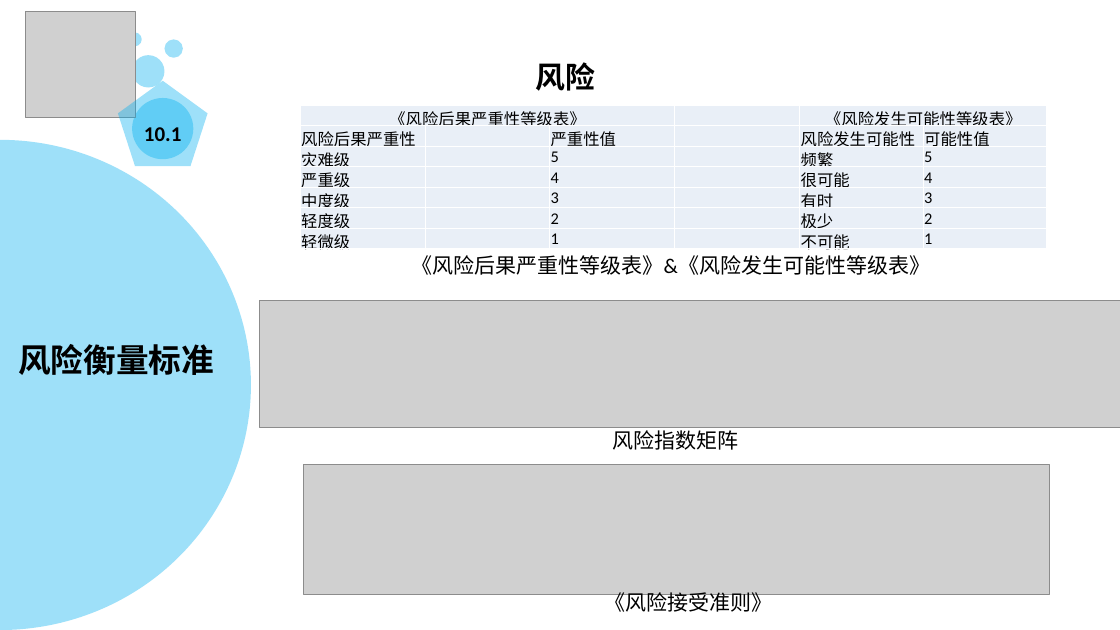
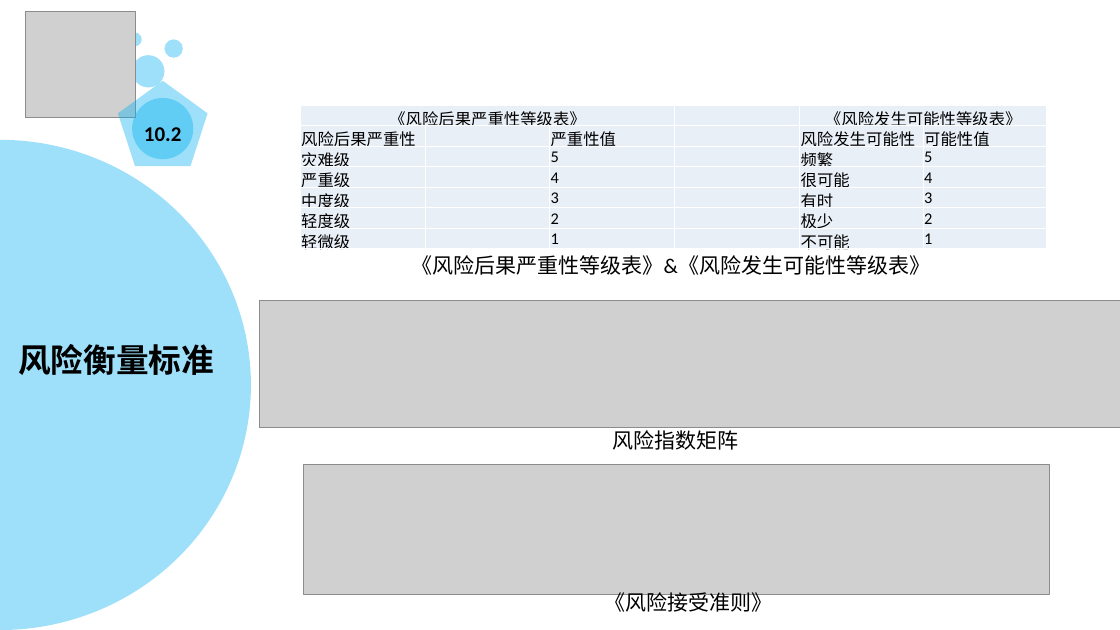
Before and after one commit to PRD2018-G13/PRD2018-G13-TeamProject, a slide deck: slide 63 of PRD2018-G13组项目/软件工程系列课程教学辅助网站/受控文档/分析设计/PRD2018-G13-项目里程碑.pptx (slide 68 before the commit). Drawn at 1120x630 pixels with LibreOffice and Linux fonts; fonts in the diff are those of the drawing; grey boxes stand for pictures; background and template pictures are left out. Boxes give left, top, right and bottom in pixels: in the first picture for what was removed or moved away, otherwise in the second. Text is boxed around its words. In the diff, an @@ line names an element or a change of style, - is before the commit and + after.

```diff
--- a/PRD2018-G13组项目/软件工程系列课程教学辅助网站/受控文档/分析设计/PRD2018-G13-项目里程碑.pptx
+++ b/PRD2018-G13组项目/软件工程系列课程教学辅助网站/受控文档/分析设计/PRD2018-G13-项目里程碑.pptx
@@ text removed at (536,62,596,91) @@
-风险
@@ text in pentagon at (144,127,181,141): text changed @@
-10.1
+10.2
```
Also in this commit, not shown: 18 other slides changed, 59 slides added, 57 slides removed.
